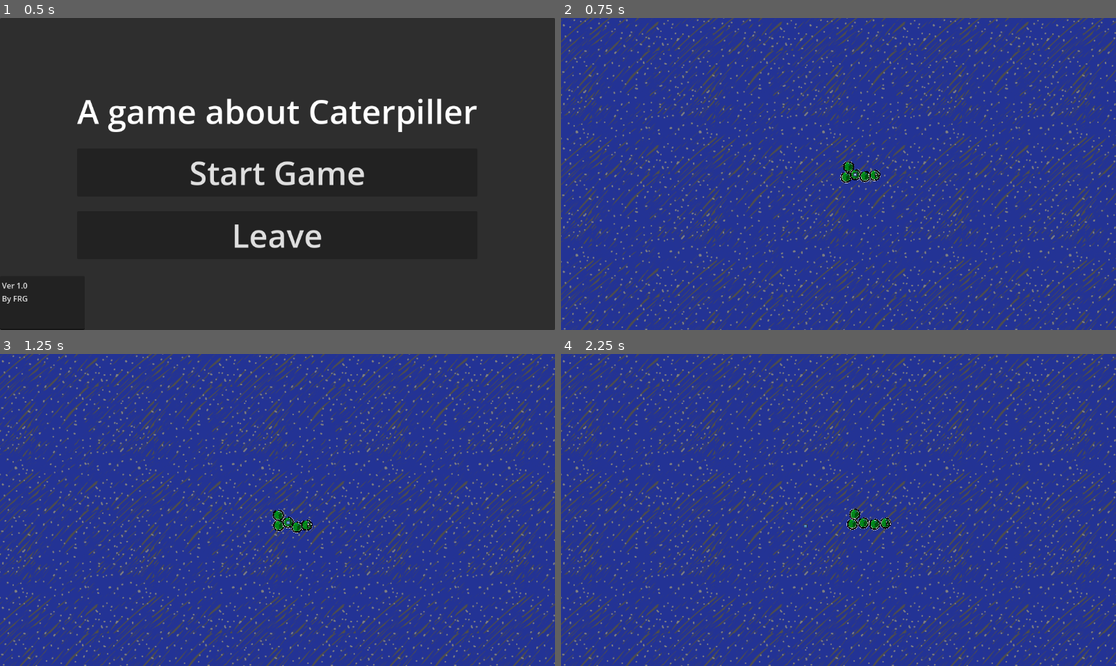
Above: before the commit, frames 1-4 (two rows, left to right).
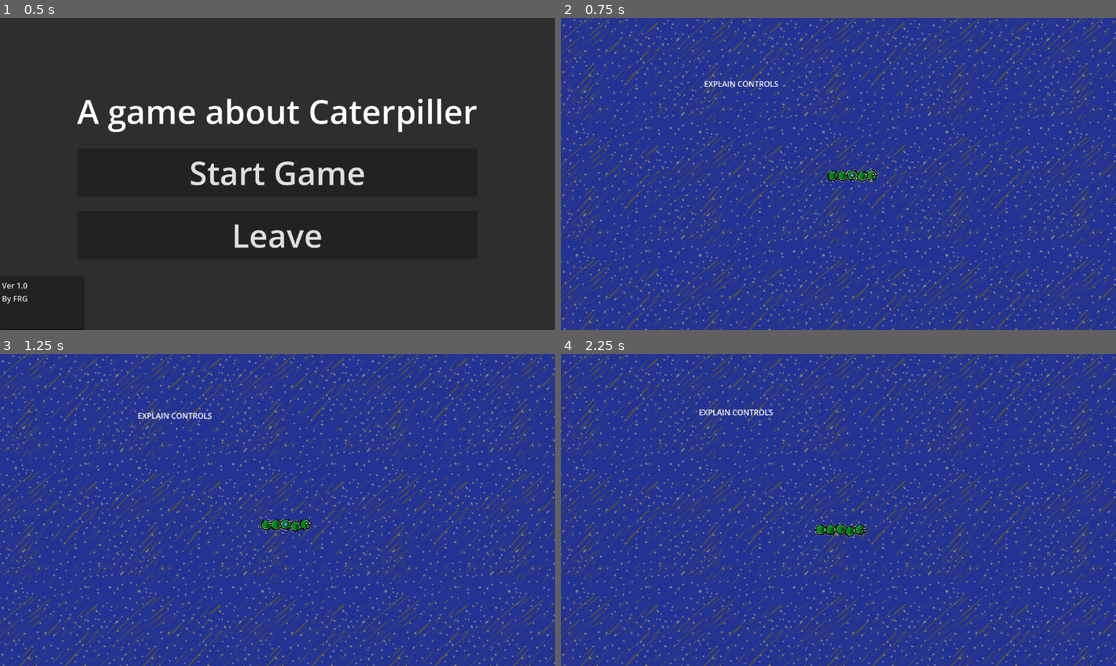
Above: after the commit, the same moments.

Repository: LoreNyanski/totem_gamejam_26
Game: Godot game, scene res://Scenes/mainMenu.tscn
Two runs of this game, one before a commit and one after it. Both use one fixed random seed, a clock stepped at 60 frames per second and the inputs below. The engine's default icon, where the game draws it, is replaced by a stand-in: a white triangle on a blue panel in a dark square.
Inputs (mouse positions are in pixels of both pictures, inside the frame that each line leads up to):
- Up to frame 1 (0.5 s): no input
- Up to frame 2 (0.75 s): click "Start Game" at 0.5 s
- Up to frame 3 (1.25 s): no input
- Up to frame 4 (2.25 s): move the mouse to (866, 510) at 1.27 s; hold P (blows up) from 1.28 s (still down); tap A (Grip1) at 1.35 s; move the mouse to (810, 510) at 2.02 s; tap S (Grip2) at 2.1 s

Frame 1 is identical in both runs. In frame 2, 0.5% of the frame differs, in the area x 25-58%, y 20-54%; in frame 3, 0.5%; in frame 4, 0.8%, in the area x 24-60%, y 17-59%.
Error before the commit: Cannot call method 'change_scene_to_file' on a null value. (res://Scripts/cater_the_pillar.gd:26)

Commit message:
added music

Diff:
--- a/Scenes/main.tscn
+++ b/Scenes/main.tscn
@@ -2,7 +2,11 @@
 
 [ext_resource type="PackedScene" uid="uid://b5hkj05beon4" path="res://Scenes/environment.tscn" id="2_8gbba"]
 [ext_resource type="PackedScene" uid="uid://ddl7r38ecgb84" path="res://Scenes/cater_the_pillar.tscn" id="3_8gbba"]
-[ext_resource type="PackedScene" uid="uid://co8lvlti3cnuj" path="res://Scenes/LevelEndGoal.tscn" id="3_jjvhh"]
+[ext_resource type="PackedScene" path="res://Scenes/LevelEndGoal.tscn" id="3_jjvhh"]
+[ext_resource type="Script" uid="uid://dx4cr42xqytrd" path="res://Scenes/music_start.gd" id="4_jjvhh"]
+
+[sub_resource type="RectangleShape2D" id="RectangleShape2D_8gbba"]
+size = Vector2(132.5, 346)
 
 [node name="Main" type="Node" unique_id=33247047]
 
@@ -13,4 +17,14 @@
 position = Vector2(-236, -231)
 
 [node name="CaterThePillar" parent="." unique_id=1528928944 instance=ExtResource("3_8gbba")]
-position = Vector2(2768, -808)
+position = Vector2(346, -279)
+
+[node name="MusicStart" type="Area2D" parent="." unique_id=1053248271]
+script = ExtResource("4_jjvhh")
+
+[node name="hitbox" type="CollisionShape2D" parent="MusicStart" unique_id=42546446]
+position = Vector2(727.25, -469)
+shape = SubResource("RectangleShape2D_8gbba")
+debug_color = Color(0.65358657, 0.8718465, 0.99999994, 0.41960785)
+
+[connection signal="body_entered" from="MusicStart" to="MusicStart" method="_on_body_entered"]
--- a/project.godot
+++ b/project.godot
@@ -15,6 +15,10 @@
 config/features=PackedStringArray("4.6", "Forward Plus")
 boot_splash/image="uid://cihhjew0sqpka"
 config/icon="res://icon.svg"
+
+[autoload]
+
+GlobalAudio="*uid://51ac5l4uwvfd"
 
 [display]
 
Not shown: 1 places in Scenes/cater_the_pillar.tscn that only renumber resources
